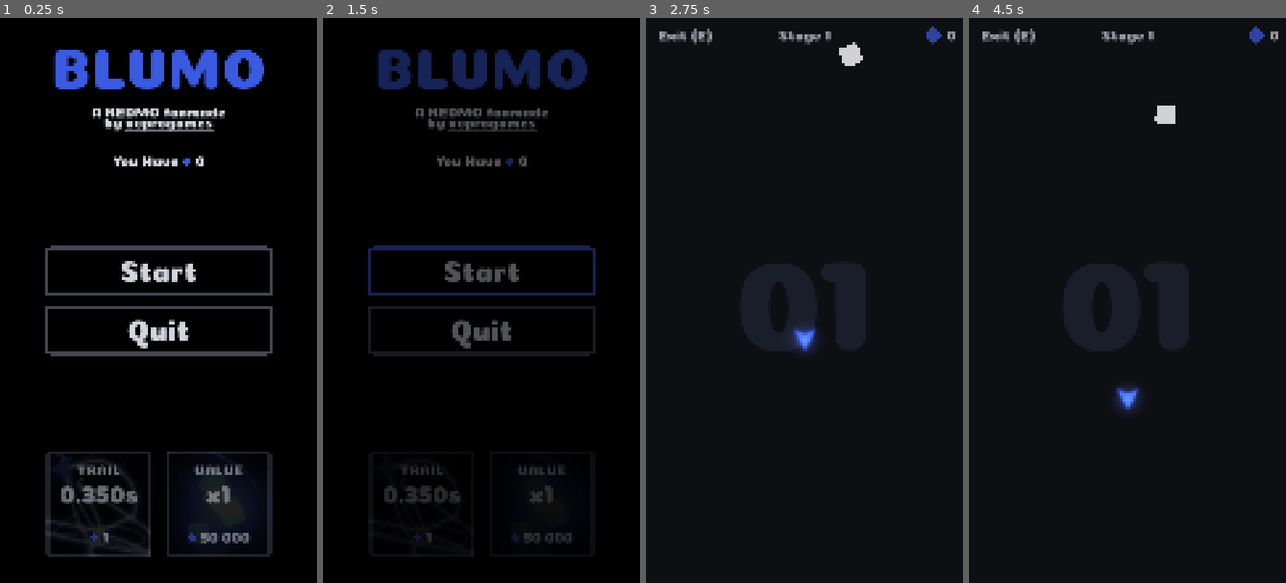
Above: before the commit, frames 1-4 (left to right).
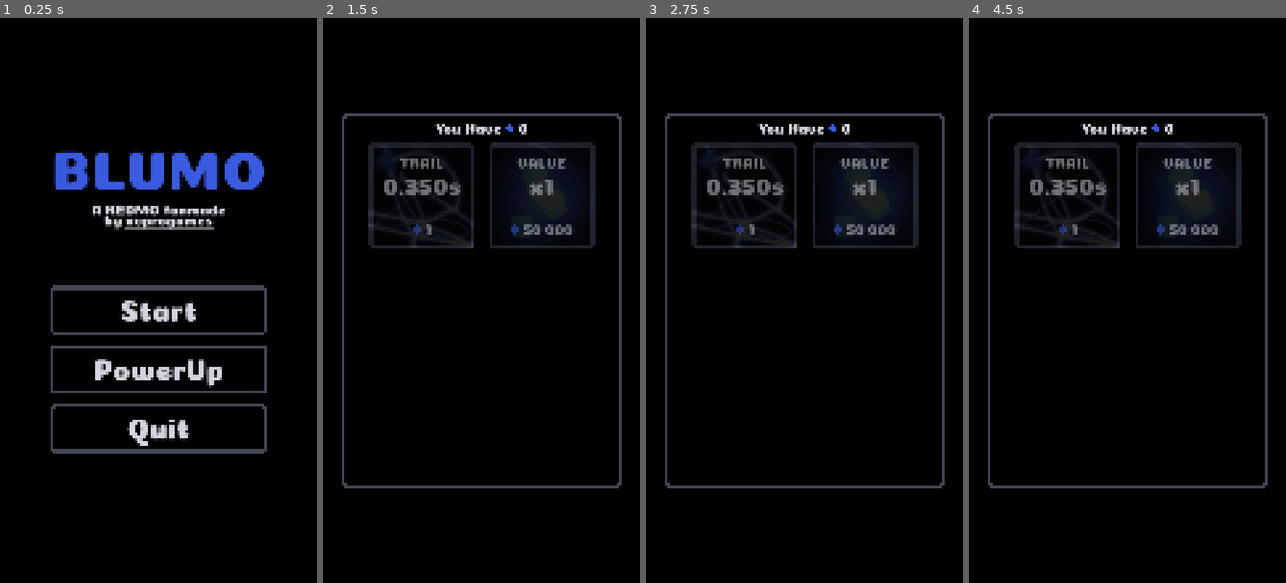
Above: after the commit, the same moments.

Repository: veprogames/blumo
Game: Godot game, scene res://src/main_menu/main_menu.tscn
Two runs of this game, one before a commit and one after it. Both use one fixed random seed, a clock stepped at 60 frames per second and the inputs below.
Inputs (mouse positions are in pixels of both pictures, inside the frame that each line leads up to):
- Up to frame 1 (0.25 s): no input
- Up to frame 2 (1.5 s): click (481, 368) at 0.5 s, where only the run after the commit has a clickable "PowerUp"; click "Start" at 1.25 s
- Up to frame 3 (2.75 s): click (804, 311) at 2 s, where only the run after the commit has a clickable "Start"
- Up to frame 4 (4.5 s): click (1127, 368) at 2.75 s, where only the run after the commit has a clickable "PowerUp"; click (1127, 311) at 3.5 s, where only the run after the commit has a clickable "Start"; click (1127, 368) at 4.25 s, where only the run after the commit has a clickable "PowerUp"

The runs differ from the first frame. In frame 1, 22% of the frame differs, in the area x 14-86%, y 5-96%; in frame 2, 16%; in frame 3, 10%; in frame 4, 10%.

Commit message:
upgrade popup menu

Diff:
--- a/assets/main_theme.tres
+++ b/assets/main_theme.tres
@@ -105,6 +105,22 @@
 
 [sub_resource type="StyleBoxEmpty" id="StyleBoxEmpty_nsjfo"]
 
+[sub_resource type="StyleBoxFlat" id="StyleBoxFlat_d80jv"]
+bg_color = Color(0, 0, 0, 1)
+border_width_left = 12
+border_width_top = 12
+border_width_right = 12
+border_width_bottom = 12
+border_color = Color(0.262745, 0.27451, 0.32549, 1)
+corner_radius_top_left = 32
+corner_radius_top_right = 32
+corner_radius_bottom_right = 32
+corner_radius_bottom_left = 32
+shadow_color = Color(0, 0, 0, 0.12549)
+shadow_size = 16
+shadow_offset = Vector2(8, 8)
+anti_aliasing = false
+
 [sub_resource type="StyleBoxFlat" id="StyleBoxFlat_t2ei2"]
 bg_color = Color(0.6, 0.6, 0.6, 0)
 
@@ -136,6 +152,8 @@
 ButtonLarge/base_type = &"Button"
 ButtonLarge/font_sizes/font_size = 96
 ButtonLarge/styles/normal = SubResource("StyleBoxFlat_xgdp2")
+FlowContainer/constants/h_separation = 48
+FlowContainer/constants/v_separation = 48
 HSeparator/constants/separation = 16
 HSeparator/styles/separator = SubResource("StyleBoxEmpty_nsjfo")
 Label/colors/font_color = Color(0.8265, 0.8352, 0.87, 1)
@@ -145,6 +163,7 @@
 MarginContainer/constants/margin_left = 24
 MarginContainer/constants/margin_right = 24
 MarginContainer/constants/margin_top = 24
+PanelContainer/styles/panel = SubResource("StyleBoxFlat_d80jv")
 ProgressBar/styles/background = SubResource("StyleBoxFlat_t2ei2")
 ProgressBar/styles/fill = SubResource("StyleBoxFlat_68d6u")
 RichTextLabel/colors/default_color = Color(0.827451, 0.835294, 0.870588, 1)
--- a/src/main_menu/main_menu.gd
+++ b/src/main_menu/main_menu.gd
@@ -1,19 +1,10 @@
 class_name MainMenu
 extends Node2D
 
-@onready var currency_counter: CurrencyCounter = $CanvasLayer/VBoxContainer/HBoxContainer/CurrencyCounter
-@onready var upgrade_button_trail: UpgradeButton = %UpgradeButtonTrail
-@onready var upgrade_button_value: UpgradeButton = %UpgradeButtonValue
+@onready var upgrade_menu: UpgradeMenu = $CanvasLayer/UpgradeMenu
 
 var LevelScene: PackedScene = preload("res://src/level/level.tscn")
 
-func _ready() -> void:
-	upgrade_button_trail.upgrade = Global.save.upgrade_trail_length
-	upgrade_button_value.upgrade = Global.save.upgrade_edible_value
-
-	update_ui()
-
-	Global.save.score_changed.connect(_on_score_changed)
 
 func _on_button_play_pressed() -> void:
 	SceneManager.goto_scene(LevelScene)
@@ -28,8 +19,6 @@
 	if url != null:
 		OS.shell_open(url)
 
-func _on_score_changed(_new_score: float) -> void:
-	update_ui()
 
-func update_ui() -> void:
-	currency_counter.value = Global.save.score
+func _on_button_upgrades_pressed() -> void:
+	upgrade_menu.show_menu()
--- a/src/main_menu/main_menu.tscn
+++ b/src/main_menu/main_menu.tscn
@@ -1,9 +1,7 @@
-[gd_scene load_steps=5 format=3 uid="uid://cmmxbm2sv5ose"]
+[gd_scene load_steps=3 format=3 uid="uid://cmmxbm2sv5ose"]
 
 [ext_resource type="Script" uid="uid://c7o3a08u18ltx" path="res://src/main_menu/main_menu.gd" id="1_p4hwm"]
-[ext_resource type="PackedScene" uid="uid://dojgmv85rvmht" path="res://src/ui/currency_counter.tscn" id="2_u3cp3"]
-[ext_resource type="Texture2D" uid="uid://d0kn8ocaeinst" path="res://assets/ui/score.png" id="3_yp4b8"]
-[ext_resource type="PackedScene" uid="uid://bxs7lmruydgcw" path="res://src/upgrade/upgrade_button.tscn" id="4_7rp64"]
+[ext_resource type="PackedScene" uid="uid://1kggttw1q2n2" path="res://src/upgrade/upgrade_menu.tscn" id="5_no1ax"]
 
 [node name="MainMenu" type="Node2D"]
 script = ExtResource("1_p4hwm")
@@ -21,22 +19,25 @@
 
 [node name="CanvasLayer" type="CanvasLayer" parent="."]
 
-[node name="VBoxContainer" type="VBoxContainer" parent="CanvasLayer"]
-anchors_preset = 10
+[node name="CenterContainer" type="CenterContainer" parent="CanvasLayer"]
+anchors_preset = 15
 anchor_right = 1.0
-offset_top = 96.0
-offset_bottom = 503.0
+anchor_bottom = 1.0
 grow_horizontal = 2
+grow_vertical = 2
 
-[node name="LabelTitle" type="Label" parent="CanvasLayer/VBoxContainer"]
+[node name="VBoxContainer" type="VBoxContainer" parent="CanvasLayer/CenterContainer"]
+layout_mode = 2
+
+[node name="LabelTitle" type="Label" parent="CanvasLayer/CenterContainer/VBoxContainer"]
 layout_mode = 2
 theme_type_variation = &"LabelLarge"
 theme_override_colors/font_color = Color(0.227451, 0.352941, 0.87451, 1)
 text = "BLUMO"
 horizontal_alignment = 1
 
-[node name="LabelSubtitle" type="RichTextLabel" parent="CanvasLayer/VBoxContainer"]
-custom_minimum_size = Vector2(0, 128)
+[node name="LabelSubtitle" type="RichTextLabel" parent="CanvasLayer/CenterContainer/VBoxContainer"]
+custom_minimum_size = Vector2(0, 100)
 layout_mode = 2
 theme_type_variation = &"LabelLarge"
 bbcode_enabled = true
@@ -44,68 +45,30 @@
 by [url=\"https://veprogames.github.io\"]veprogames[/url][/center]"
 vertical_alignment = 1
 
-[node name="VSeparator" type="VSeparator" parent="CanvasLayer/VBoxContainer"]
+[node name="Spacer2" type="Control" parent="CanvasLayer/CenterContainer/VBoxContainer"]
+custom_minimum_size = Vector2(0, 128)
 layout_mode = 2
 
-[node name="HBoxContainer" type="HBoxContainer" parent="CanvasLayer/VBoxContainer"]
-layout_mode = 2
-alignment = 1
-
-[node name="YouHave" type="Label" parent="CanvasLayer/VBoxContainer/HBoxContainer"]
-layout_mode = 2
-text = "You Have"
-
-[node name="HSeparator" type="HSeparator" parent="CanvasLayer/VBoxContainer/HBoxContainer"]
-layout_mode = 2
-
-[node name="CurrencyCounter" parent="CanvasLayer/VBoxContainer/HBoxContainer" instance=ExtResource("2_u3cp3")]
-layout_mode = 2
-texture = ExtResource("3_yp4b8")
-
-[node name="HBoxContainerUpgrades" type="HBoxContainer" parent="CanvasLayer"]
-anchors_preset = 12
-anchor_top = 1.0
-anchor_right = 1.0
-anchor_bottom = 1.0
-offset_top = -450.0
-offset_bottom = -90.0
-grow_horizontal = 2
-grow_vertical = 0
-theme_override_constants/separation = 48
-alignment = 1
-
-[node name="UpgradeButtonTrail" parent="CanvasLayer/HBoxContainerUpgrades" instance=ExtResource("4_7rp64")]
-unique_name_in_owner = true
-layout_mode = 2
-
-[node name="UpgradeButtonValue" parent="CanvasLayer/HBoxContainerUpgrades" instance=ExtResource("4_7rp64")]
-unique_name_in_owner = true
-layout_mode = 2
-
-[node name="VBoxContainerButtons" type="VBoxContainer" parent="CanvasLayer"]
-anchors_preset = -1
-anchor_left = 0.2
-anchor_top = 0.5
-anchor_right = 0.8
-anchor_bottom = 0.5
-offset_left = -62.0
-offset_top = -70.0
-offset_right = 62.0
-offset_bottom = 70.0
-grow_horizontal = 2
-grow_vertical = 2
-
-[node name="ButtonPlay" type="Button" parent="CanvasLayer/VBoxContainerButtons"]
+[node name="ButtonPlay" type="Button" parent="CanvasLayer/CenterContainer/VBoxContainer"]
 layout_mode = 2
 mouse_default_cursor_shape = 2
 theme_type_variation = &"ButtonLarge"
 text = "Start"
 
-[node name="ButtonQuit" type="Button" parent="CanvasLayer/VBoxContainerButtons"]
+[node name="ButtonUpgrades" type="Button" parent="CanvasLayer/CenterContainer/VBoxContainer"]
+layout_mode = 2
+theme_type_variation = &"ButtonLarge"
+text = "PowerUp"
+
+[node name="ButtonQuit" type="Button" parent="CanvasLayer/CenterContainer/VBoxContainer"]
 layout_mode = 2
 theme_type_variation = &"ButtonLarge"
 text = "Quit"
 
-[connection signal="meta_clicked" from="CanvasLayer/VBoxContainer/LabelSubtitle" to="." method="_on_label_subtitle_meta_clicked"]
-[connection signal="pressed" from="CanvasLayer/VBoxContainerButtons/ButtonPlay" to="." method="_on_button_play_pressed"]
-[connection signal="pressed" from="CanvasLayer/VBoxContainerButtons/ButtonQuit" to="." method="_on_button_quit_pressed"]
+[node name="UpgradeMenu" parent="CanvasLayer" instance=ExtResource("5_no1ax")]
+visible = false
+
+[connection signal="meta_clicked" from="CanvasLayer/CenterContainer/VBoxContainer/LabelSubtitle" to="." method="_on_label_subtitle_meta_clicked"]
+[connection signal="pressed" from="CanvasLayer/CenterContainer/VBoxContainer/ButtonPlay" to="." method="_on_button_play_pressed"]
+[connection signal="pressed" from="CanvasLayer/CenterContainer/VBoxContainer/ButtonUpgrades" to="." method="_on_button_upgrades_pressed"]
+[connection signal="pressed" from="CanvasLayer/CenterContainer/VBoxContainer/ButtonQuit" to="." method="_on_button_quit_pressed"]
--- /dev/null
+++ b/src/upgrade/upgrade_menu.gd
@@ -0,0 +1,43 @@
+class_name UpgradeMenu
+extends PanelContainer
+
+@onready var upgrade_button_trail: UpgradeButton = %UpgradeButtonTrail
+@onready var upgrade_button_value: UpgradeButton = %UpgradeButtonValue
+@onready var currency_counter: CurrencyCounter = %CurrencyCounter
+
+
+func _ready() -> void:
+	upgrade_button_trail.upgrade = Global.save.upgrade_trail_length
+	upgrade_button_value.upgrade = Global.save.upgrade_edible_value
+
+	currency_counter.set_value_instant(Global.save.score)
+	Global.save.score_changed.connect(_on_global_score_changed)
+
+	mouse_filter = Control.MOUSE_FILTER_IGNORE
+	scale = Vector2.ZERO
+	show()
+
+
+func _unhandled_input(event: InputEvent) -> void:
+	var mouse_event: InputEventMouseButton = event as InputEventMouseButton
+	if mouse_event:
+		hide_menu()
+
+
+func show_menu() -> void:
+	mouse_filter = Control.MOUSE_FILTER_STOP
+	var tween: Tween = create_tween()
+	tween.tween_property(self, ^"scale", Vector2.ONE, 0.5) \
+		.set_trans(Tween.TRANS_ELASTIC) \
+		.set_ease(Tween.EASE_OUT)
+
+func hide_menu() -> void:
+	mouse_filter = Control.MOUSE_FILTER_IGNORE
+	var tween: Tween = create_tween()
+	tween.tween_property(self, ^"scale", Vector2.ZERO, 0.3) \
+		.set_trans(Tween.TRANS_EXPO) \
+		.set_ease(Tween.EASE_OUT)
+
+
+func _on_global_score_changed(score: float) -> void:
+	currency_counter.value = Global.save.score
--- /dev/null
+++ b/src/upgrade/upgrade_menu.tscn
@@ -0,0 +1,57 @@
+[gd_scene load_steps=5 format=3 uid="uid://1kggttw1q2n2"]
+
+[ext_resource type="Script" uid="uid://c31qlbckx1xmo" path="res://src/upgrade/upgrade_menu.gd" id="1_7frqj"]
+[ext_resource type="PackedScene" uid="uid://bxs7lmruydgcw" path="res://src/upgrade/upgrade_button.tscn" id="1_kyr0d"]
+[ext_resource type="PackedScene" uid="uid://dojgmv85rvmht" path="res://src/ui/currency_counter.tscn" id="2_kb2ut"]
+[ext_resource type="Texture2D" uid="uid://d0kn8ocaeinst" path="res://assets/ui/score.png" id="3_rjlyh"]
+
+[node name="UpgradeMenu" type="PanelContainer"]
+custom_minimum_size = Vector2(960, 1280)
+anchors_preset = 8
+anchor_left = 0.5
+anchor_top = 0.5
+anchor_right = 0.5
+anchor_bottom = 0.5
+offset_left = -480.0
+offset_top = -640.0
+offset_right = 480.0
+offset_bottom = 640.0
+grow_horizontal = 2
+grow_vertical = 2
+pivot_offset = Vector2(480, 640)
+script = ExtResource("1_7frqj")
+
+[node name="MarginContainer" type="MarginContainer" parent="."]
+layout_mode = 2
+
+[node name="VBoxContainer" type="VBoxContainer" parent="MarginContainer"]
+layout_mode = 2
+
+[node name="HBoxContainer" type="HBoxContainer" parent="MarginContainer/VBoxContainer"]
+layout_mode = 2
+alignment = 1
+
+[node name="YouHave" type="Label" parent="MarginContainer/VBoxContainer/HBoxContainer"]
+layout_mode = 2
+text = "You Have"
+
+[node name="HSeparator" type="HSeparator" parent="MarginContainer/VBoxContainer/HBoxContainer"]
+layout_mode = 2
+
+[node name="CurrencyCounter" parent="MarginContainer/VBoxContainer/HBoxContainer" instance=ExtResource("2_kb2ut")]
+unique_name_in_owner = true
+layout_mode = 2
+texture = ExtResource("3_rjlyh")
+interpolation_enabled = true
+
+[node name="FlowContainer" type="FlowContainer" parent="MarginContainer/VBoxContainer"]
+layout_mode = 2
+alignment = 1
+
+[node name="UpgradeButtonTrail" parent="MarginContainer/VBoxContainer/FlowContainer" instance=ExtResource("1_kyr0d")]
+unique_name_in_owner = true
+layout_mode = 2
+
+[node name="UpgradeButtonValue" parent="MarginContainer/VBoxContainer/FlowContainer" instance=ExtResource("1_kyr0d")]
+unique_name_in_owner = true
+layout_mode = 2
Not shown: 1 places in assets/main_theme.tres that only renumber resources
Not shown, added: src/upgrade/upgrade_menu.gd.uid
